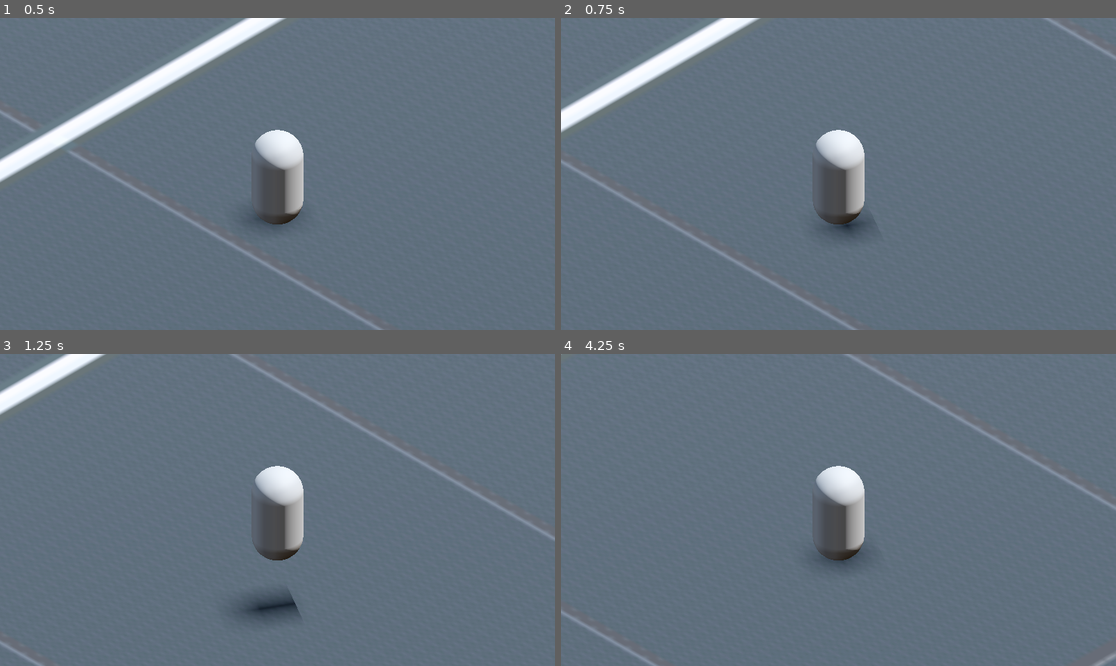
Above: before the commit, frames 1-4 (two rows, left to right).
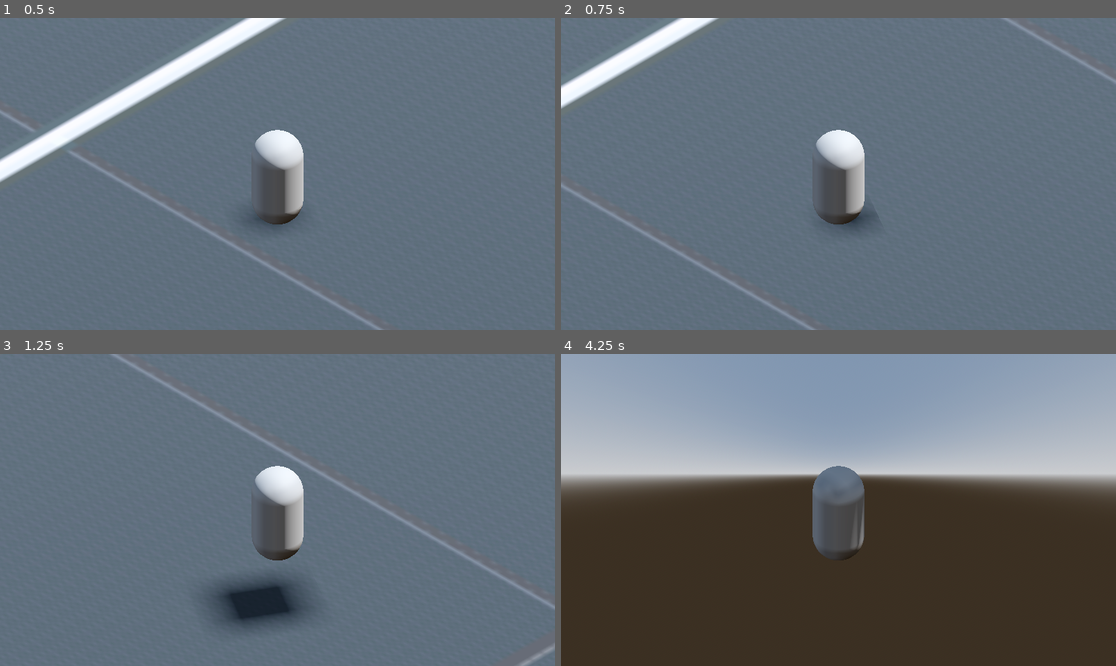
Above: after the commit, the same moments.

Repository: yashGhela/blame
Game: Godot game, scene res://levels/lab.tscn
Same seed, same stepped clock (60 frames per second), same inputs: the game is played once before the commit and once after it. The project has no main scene, so this scene is started directly.
Inputs:
- Up to frame 1 (0.5 s): no input
- Up to frame 2 (0.75 s): tap Enter at 0.5 s; hold D (right) from 0.53 s (still down); tap Q (dash) at 0.6 s
- Up to frame 3 (1.25 s): keep holding D (right); tap Space (jump) at 0.77 s
- Up to frame 4 (4.25 s): release D (right) at 1.28 s; hold S (back) 1.28-2.03 s; tap Q (dash) every 0.75 s from 1.35 to 3.6 s; tap Space (jump) at 1.52, 3.02, 3.77 s; hold D (right) 2.03-2.78 s; hold W (forward) 2.78-3.53 s; hold A (left) from 3.53 s (still down)

Frame 1 is identical in both runs. In frame 2, 5.6% of the frame differs, in the area x 0-100%, y 0-100%; in frame 3, 4.4%; in frame 4, 98%.

Commit message:
made it slightly faster, will progress it in time

Diff:
--- a/scripts/player.gd
+++ b/scripts/player.gd
@@ -1,7 +1,7 @@
 extends CharacterBody3D
 
 
-const SPEED = 5.0
+const SPEED = 7.0
 const JUMP_VELOCITY = 4.5
 
 var is_attacking:=false
@@ -10,13 +10,11 @@
 @onready var body: MeshInstance3D = $body
 
 
-var floor_slam_cooldown = 0.0
-const FLOOR_SLAM_COOLDOWN_TIME = 2.0  # Adjust this value as needed
-const DASH_SPEED = 10.0
+const DASH_SPEED = 15.0
 const DASH_DURATION = 0.3
 var is_dashing = false
 var dash_timer = 0.0
-@onready var dash: AudioStreamPlayer3D = $dash
+
 
 var health = 100
 
@@ -25,30 +23,6 @@
 	#cooldownbar.value=1-(floor_slam_cooldown/FLOOR_SLAM_COOLDOWN_TIME)
 
 func _physics_process(delta: float) -> void:
-	# Add the gravity.
-
-	#if Input.is_action_just_pressed("hit"):
-		#is_attacking=true
-		#if hitcount>3:
-			#hitcount=0
-			#hitball.shape.radius=0.5
-		#
-		#match hitcount:
-			#1: hitball.shape.radius = 0.5
-			#2: hitball.shape.radius = 0.75
-			#3: hitball.shape.radius = 1.0
-		#hitcount+=1
-		#pap.play("rig|hit")
-		#pap.play("")
-		#var input_dir := Input.get_vector("left", "right", "forward", "back")
-		#var iso_forward = Vector3(1, 0, 1).normalized()
-		#var iso_right   = Vector3(1, 0, -1).normalized()
-#
-		#var direction = (iso_right * input_dir.x + iso_forward * input_dir.y).normalized()
-		#velocity.x += direction.x * 1
-		#velocity.z += direction.z * 1
-		#
-	#
 
 	movement(delta)
 	move_and_slide()
@@ -93,8 +67,6 @@
 	if is_dashing:
 		return
 
-	if floor_slam_cooldown > 0:
-		floor_slam_cooldown -= delta
 
 	var input_dir := Input.get_vector("left", "right", "forward", "back")
 	var iso_forward = Vector3(1, 0, 1).normalized()
@@ -124,36 +96,3 @@
 				target_y - deg_to_rad(90),
 				12.0*delta
 			)
-#func _on_hitarea_body_entered(body: Node3D) -> void:
-	#if body.is_in_group("Pincer") or body.is_in_group("Roamer") or body.is_in_group("Striker") and is_attacking:
-		##Freezemanager.hit_stop_short()
-		#var kd = global_position.direction_to(body.global_position)
-		#kd.y=0;
-		#var kv = 25
-		#if body.is_in_group("Striker"):
-			#kv=5
-		#body.get_knockback(kd,kv,25)
-	#
-	#if body.is_in_group("BreakWall"):
-		#body.hit()
-#
-#
-#func _on_floorslamarea_body_entered(body: Node3D) -> void:
-	#print("entering area code")
-	#print(body)
-	#if body.is_in_group("Pincer") or body.is_in_group("Striker") or body.is_in_group("Roamer"):
-		#var kd = global_position.direction_to(body.global_position)
-		#kd.y=0
-		#print("floorslam hitting body")
-		#body.get_knockback(kd,7,25)
-	#
-	#if body.is_in_group("BreakFloor"):
-		#body.hit()
-#
-#
-#func _on_animation_player_animation_finished(anim_name: StringName) -> void:
-	#if anim_name == "rig|hit" || anim_name == "rig|stomp" :
-		#is_attacking = false # Replace with function body.
-	#
-	#if anim_name=="rig|stomp":
-		#floor_slam_cooldown = FLOOR_SLAM_COOLDOWN_TIME
